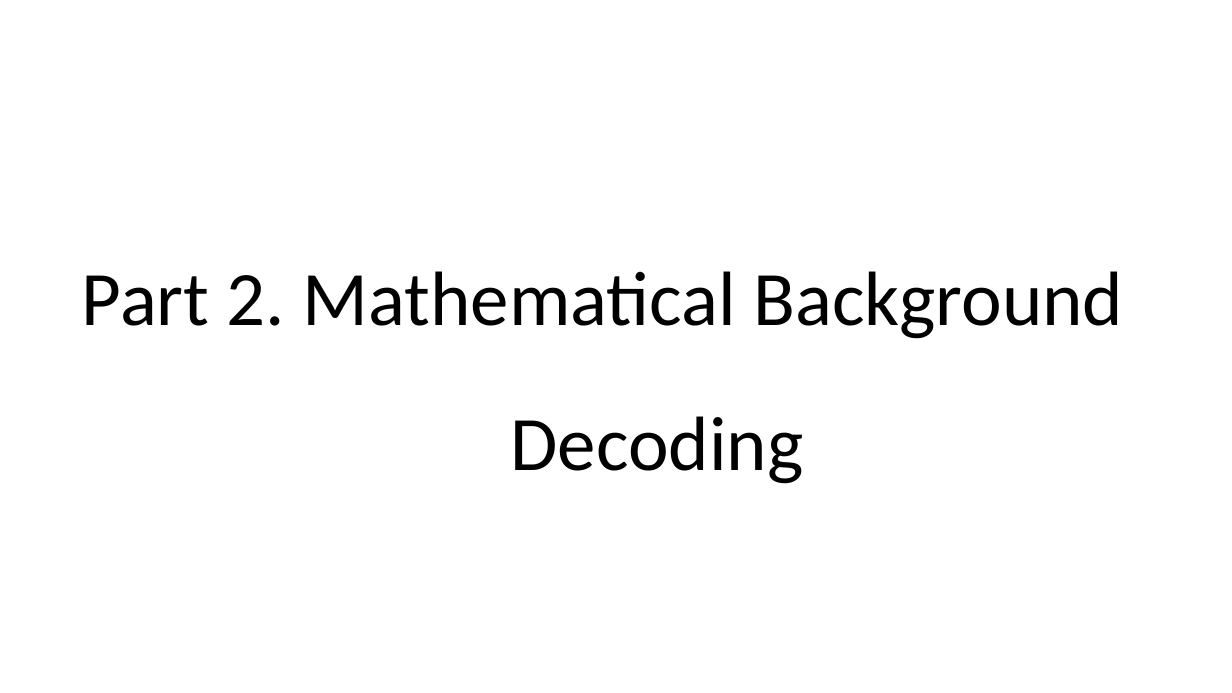
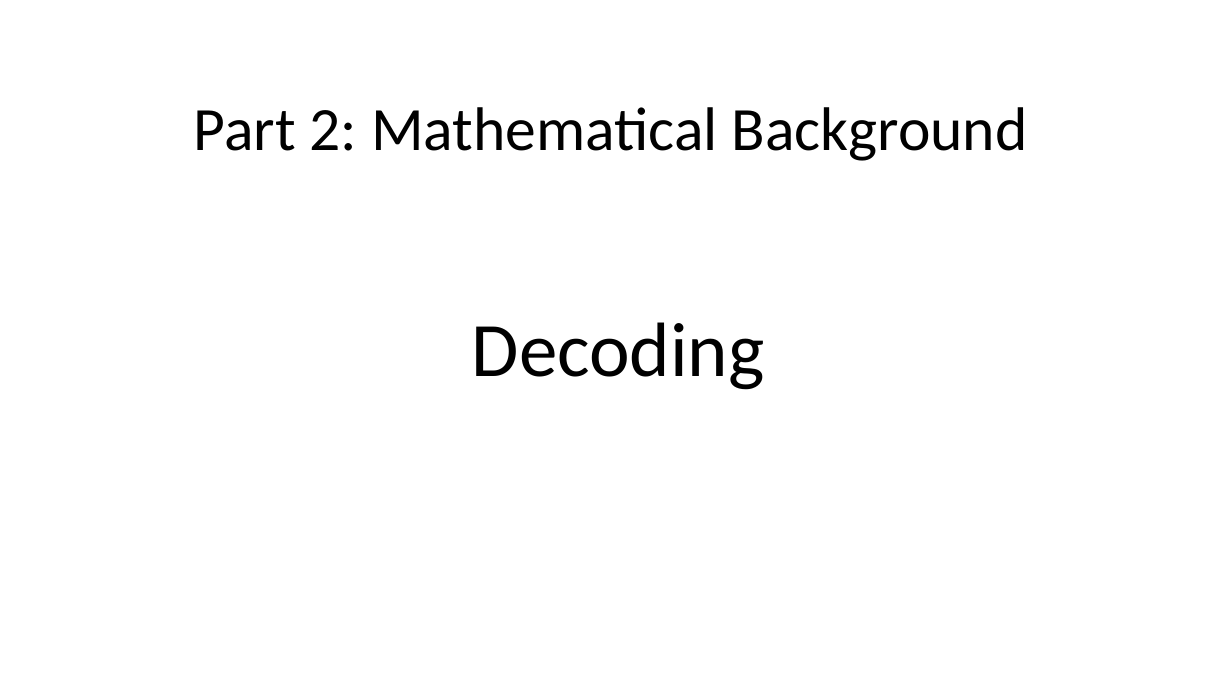
Before and after one commit to AlonSpinner/GradNumMethods, a slide deck: slide 12 of Presentation/Presentation.pptx (slide 11 before the commit). Drawn at 1232x693 pixels with LibreOffice and Linux fonts; fonts in the diff are those of the drawing. Boxes give left, top, right and bottom in pixels: in the first picture for what was removed or moved away, otherwise in the second. Text is boxed around its words. In the diff, an @@ line names an element or a change of style, - is before the commit and + after.

```diff
--- a/Presentation/Presentation.pptx
+++ b/Presentation/Presentation.pptx
@@ text at (194,107,1028,161): text changed; size 60 to 48 pt @@
-Part 2. Mathematical Background
+Part 2: Mathematical Background
@@ text "Decoding": place and size @@
-text "Decoding" at (511,416,804,484)
+text "Decoding" at (472,322,765,390)
```
Also in this commit, not shown: 4 other slides changed, 7 slides added, 6 slides removed, 2 other files.
